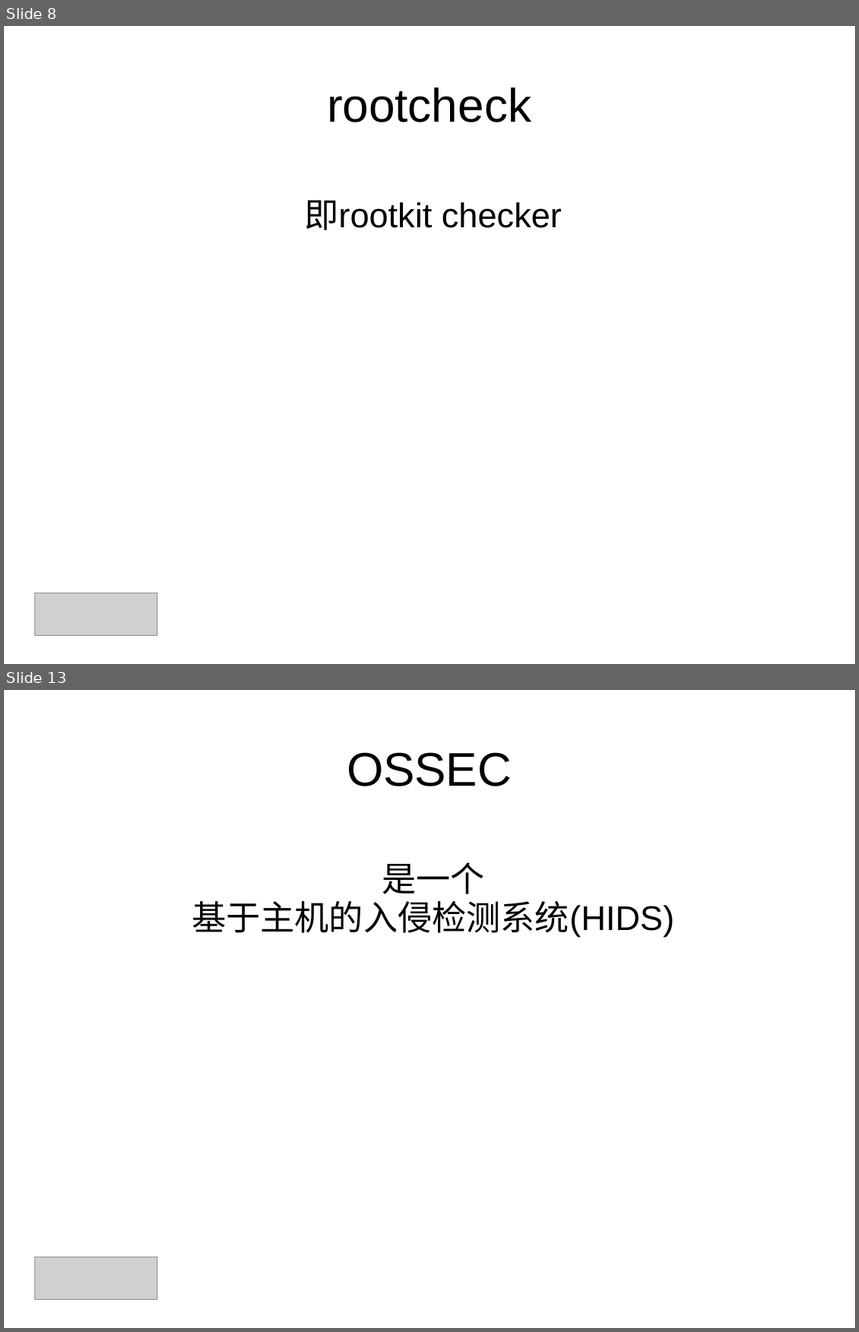
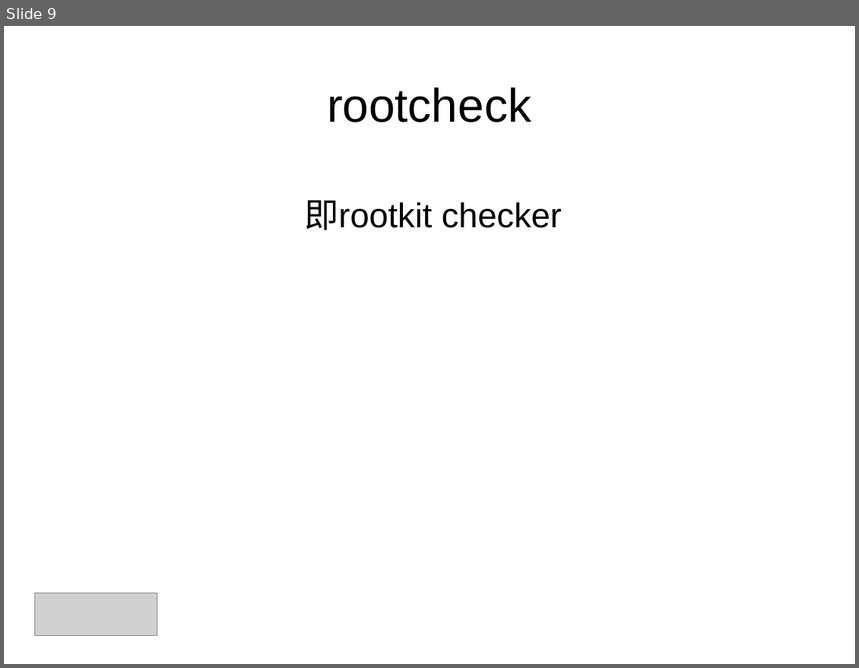
Before and after one commit to shjwudp/ossec, a slide deck: readme.ppt. Shown one above the other, each under a label of ours: slides 8 and 13 before the commit, slide 9 after it; the slides between them are not shown. The pictures are 859x1332 and 859x668 pixels, drawn with LibreOffice and Linux fonts; fonts in the diff are those of the drawing; grey boxes stand for pictures; background and template pictures are left out. Boxes give left, top, right and bottom in pixels: in the first picture for what was removed or moved away, otherwise in the second. Text is boxed around its words. In the diff, an @@ line names an element or a change of style, - is before the commit and + after.

```diff
--- a/readme.ppt
+++ b/readme.ppt
@@ slide 13 removed at (x1=4, y1=690, x2=855, y2=1328), background #FFFFFF @@
@@ title removed at (x1=347, y1=752, x2=512, y2=787) @@
-OSSEC
@@ subtitle removed at (x1=192, y1=863, x2=674, y2=938) @@
-是一个
-基于主机的入侵检测系统(HIDS)
@@ picture removed at (x1=35, y1=1258, x2=157, y2=1300) @@
@@ what was slide 8 is now slide 9 @@
```
Also in this commit, not shown: 2 slides changed, 11 slides added, 6 other slides removed, 2 other files.
